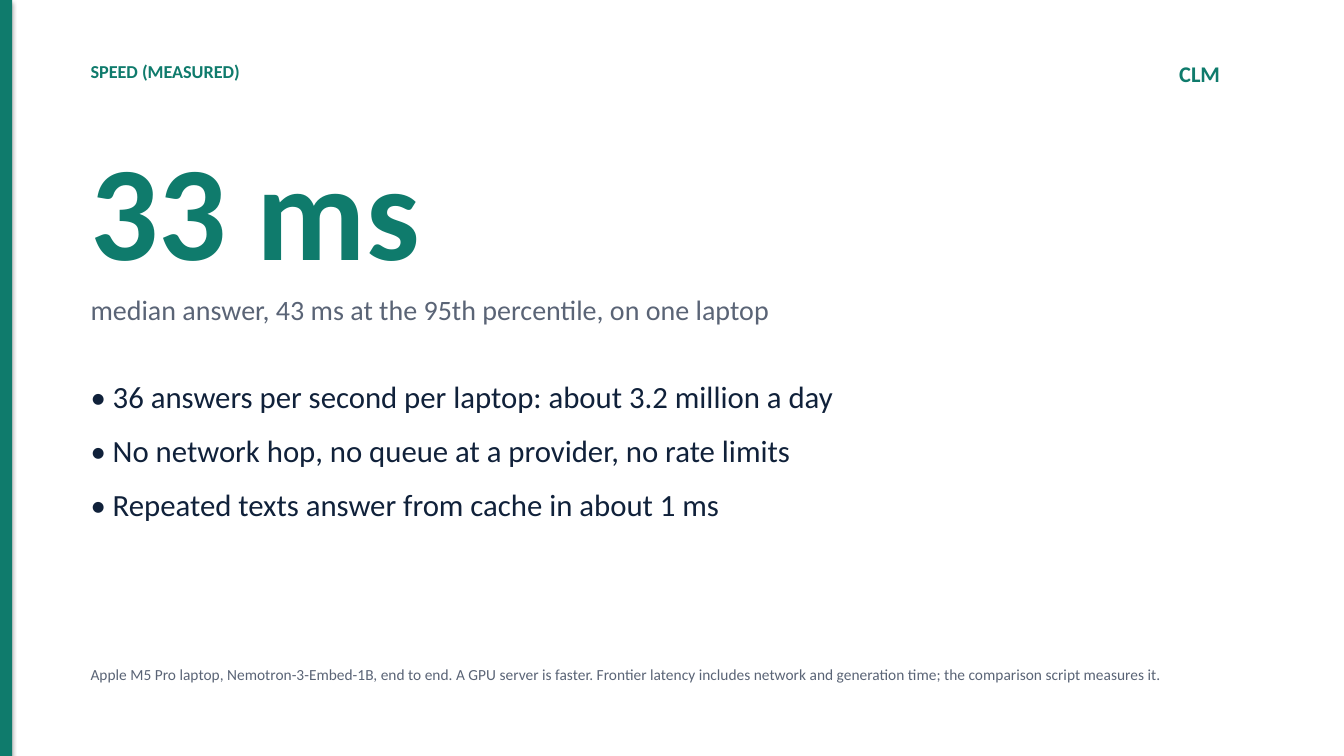
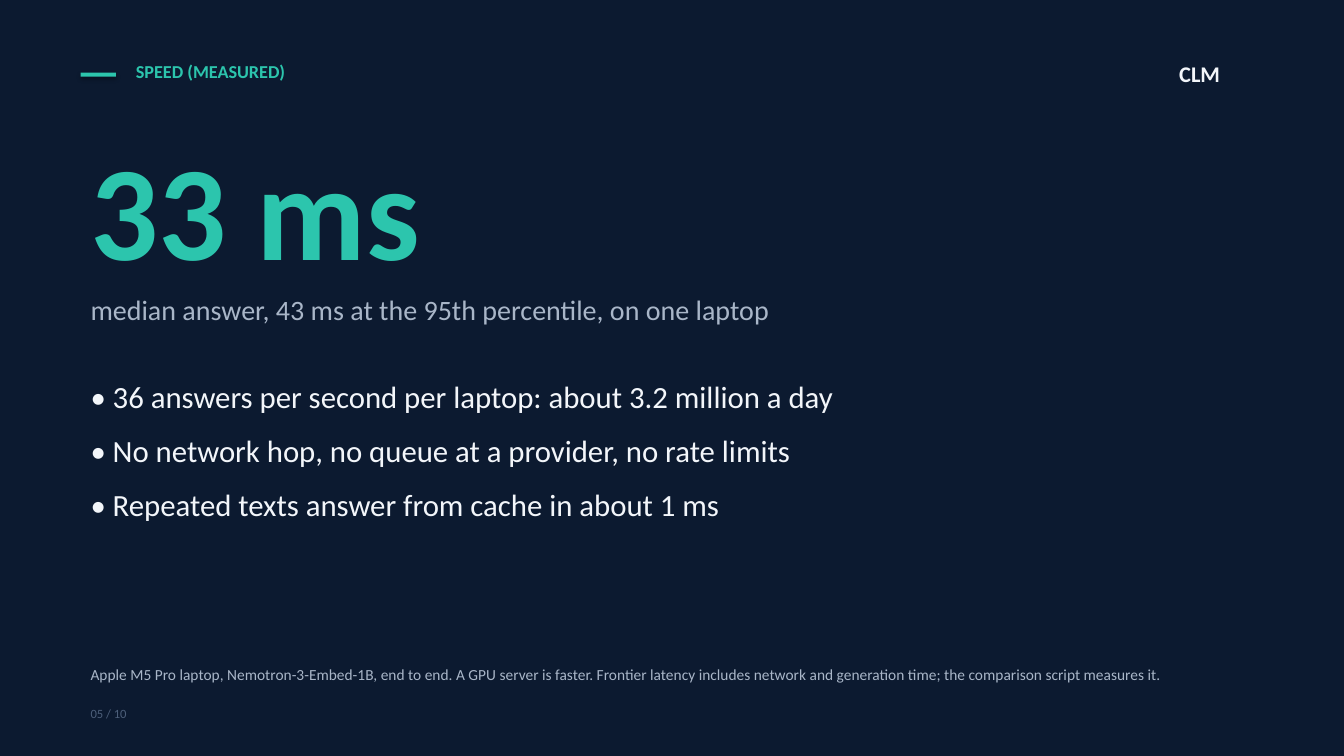
Before and after one commit to rgvvvg5mpz-collab/clm-nemotron, a slide deck: slide 5 of Marketing/CLM-Executive-Briefing.pptx. Drawn at 1344x756 pixels with LibreOffice and Linux fonts; fonts in the diff are those of the drawing. Boxes give left, top, right and bottom in pixels: in the first picture for what was removed or moved away, otherwise in the second. Text is boxed around its words. In the diff, an @@ line names an element or a change of style, - is before the commit and + after.

```diff
--- a/Marketing/CLM-Executive-Briefing.pptx
+++ b/Marketing/CLM-Executive-Briefing.pptx
@@ rectangle: place and size @@
-rectangle at box(0, 0, 12, 756)
+rectangle at box(0, 0, 1344, 756)
@@ rectangle at box(0, 0, 1344, 756): fill #0F7B6C to #0C1A30 @@
@@ text "SPEED (MEASURED)" at box(136, 64, 285, 81): text colour #0F7B6C to #2CC5AD @@
@@ text "SPEED (MEASURED)": place and size @@
-text "SPEED (MEASURED)" at box(91, 64, 240, 81)
+text "SPEED (MEASURED)" at box(136, 64, 285, 81)
@@ text "CLM" at box(1179, 67, 1220, 82): text colour #0F7B6C to #F3F6FA @@
@@ rectangle added at box(81, 73, 116, 77), fill #2CC5AD @@
@@ text "33 ms" at box(91, 172, 420, 261): text colour #0F7B6C to #2CC5AD @@
@@ text "median answer, 43 ms at ..." at box(91, 300, 769, 325): text colour #5A6476 to #A9B6C8 @@
@@ text "• 36 answers per second ..." at box(113, 386, 833, 521): text colour #10213A to #F3F6FA @@
@@ text "Apple M5 Pro laptop, Nemotron-3-Embed-1B, ..." at box(91, 669, 1161, 683): text colour #5A6476 to #A9B6C8 @@
@@ text added at box(91, 710, 127, 718), 9 pt, text #4D5F7A @@
+05 / 10
```
Also in this commit, not shown: 9 other slides changed, 55 other files.
